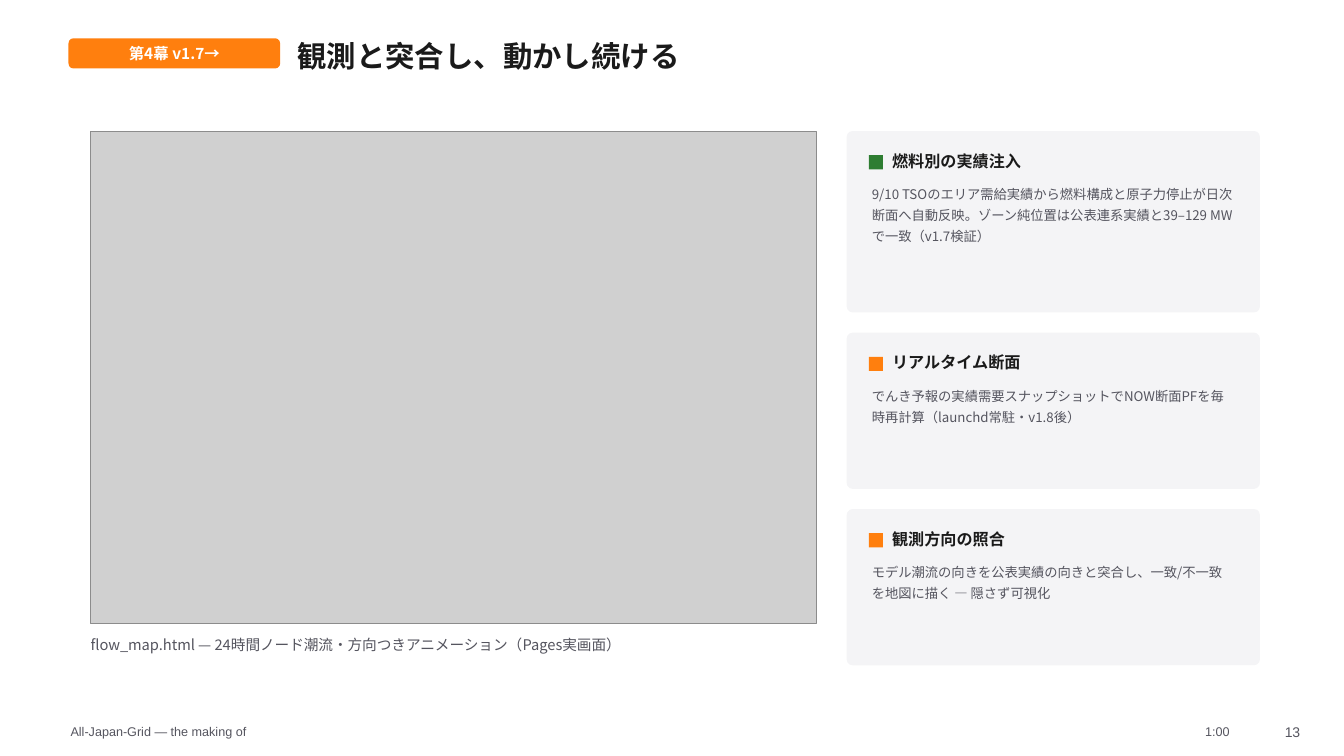
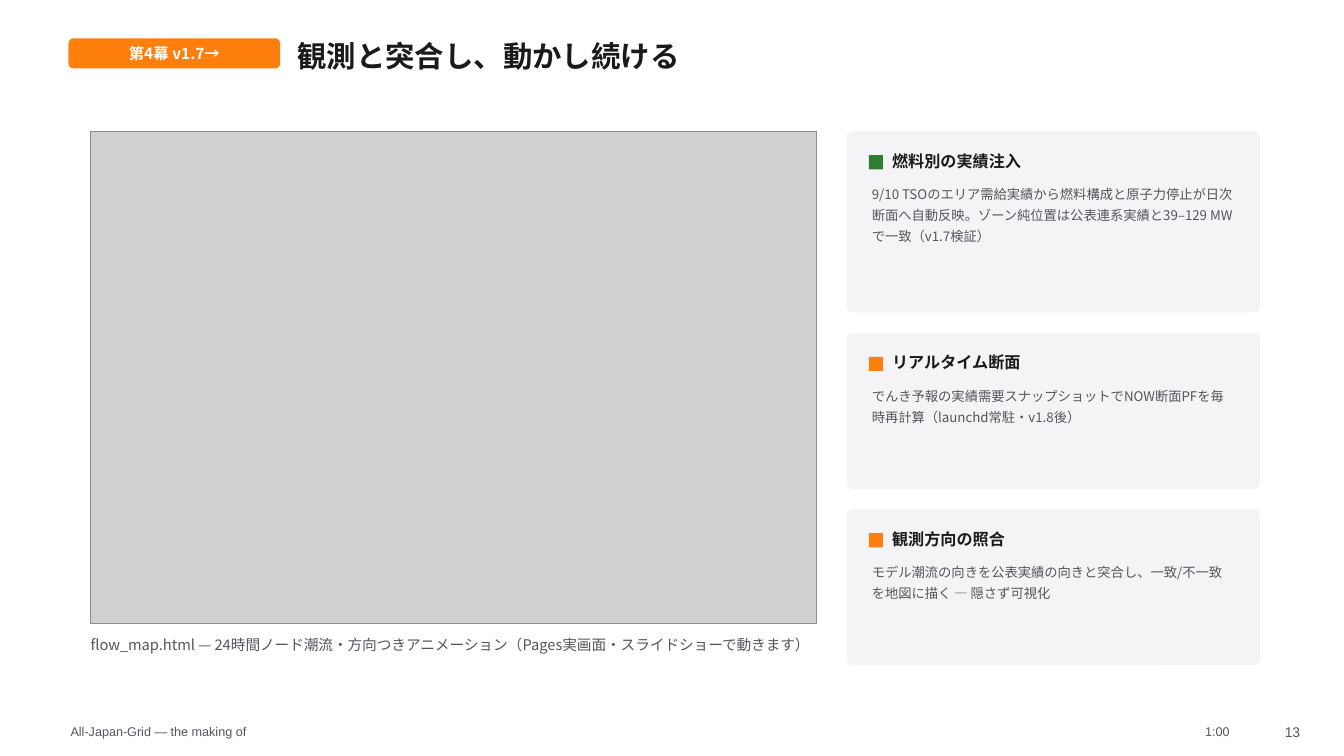
Before and after one commit to lutelute/All-Japan-Grid, a slide deck: slide 13 of docs/slides/ajg/AllJapanGrid_story.pptx. Drawn at 1344x756 pixels with LibreOffice and Linux fonts; fonts in the diff are those of the drawing; grey boxes stand for pictures. Boxes give left, top, right and bottom in pixels: in the first picture for what was removed or moved away, otherwise in the second. Text is boxed around its words. In the diff, an @@ line names an element or a change of style, - is before the commit and + after.

```diff
--- a/docs/slides/ajg/AllJapanGrid_story.pptx
+++ b/docs/slides/ajg/AllJapanGrid_story.pptx
@@ text at (x1=91, y1=637, x2=810, y2=654): text changed @@
-flow_map.html — 24時間ノード潮流・方向つきアニメーション（Pages実画面）
+flow_map.html — 24時間ノード潮流・方向つきアニメーション（Pages実画面・スライドショーで動きます）
```
Also in this commit, not shown: 3 other slides changed, 1 slide added, 3 other files.
